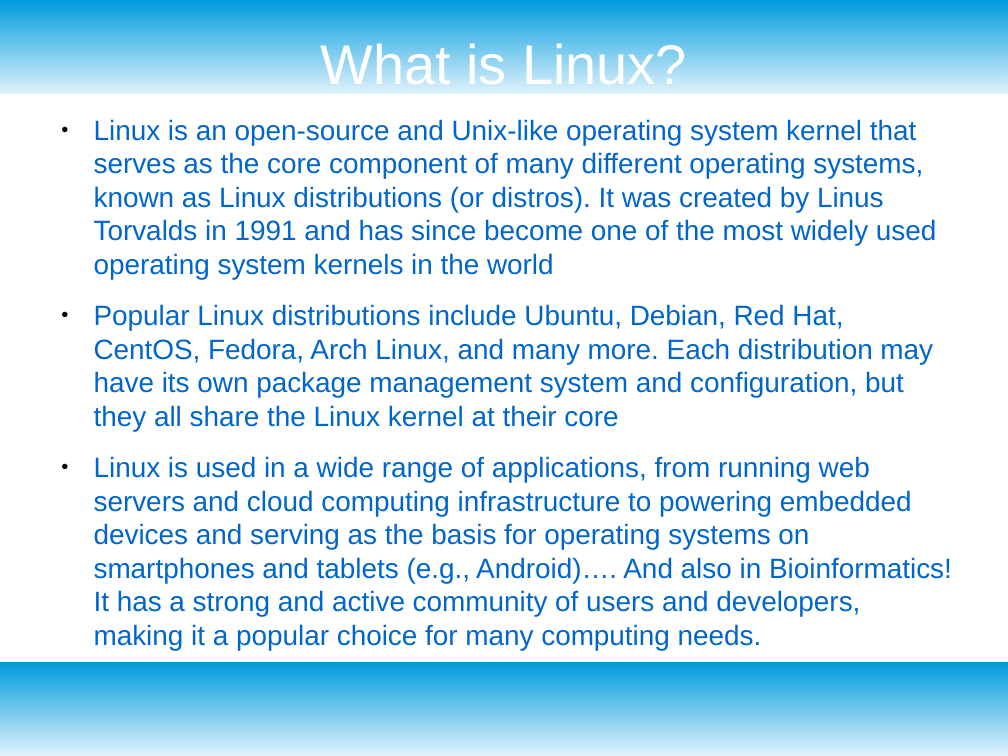
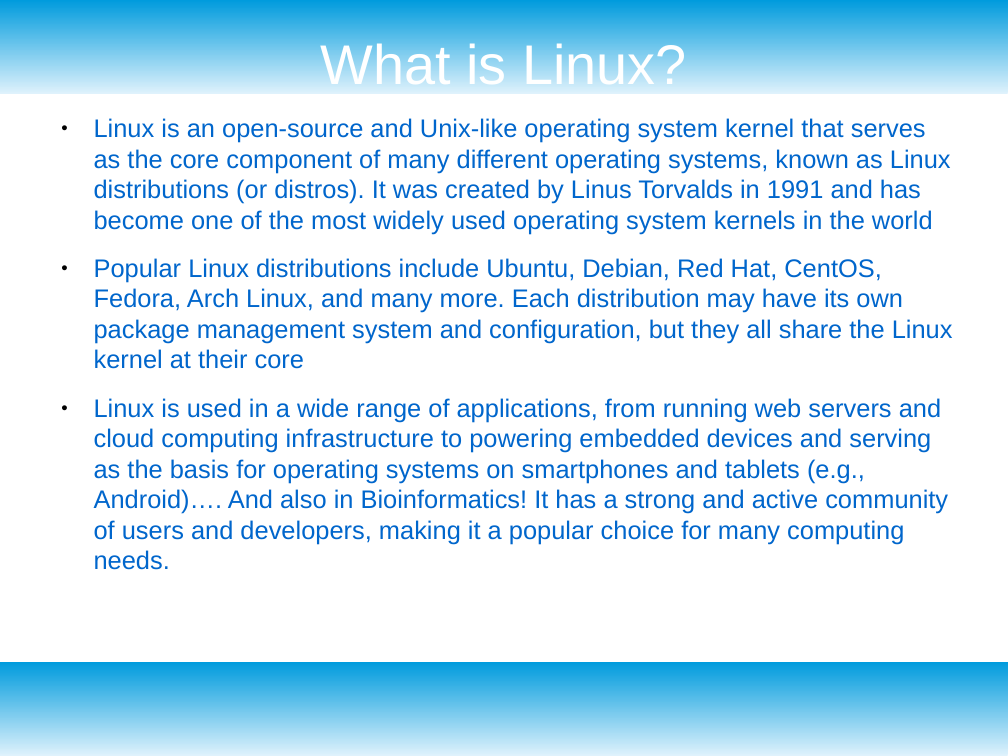
Before and after one commit to ngualand/Introduction_to_bioinformatics, a slide deck: slide 2 of Slides/Introduction_Linux.odp. Drawn at 1008x756 pixels with LibreOffice and Linux fonts; fonts in the diff are those of the drawing. Boxes give left, top, right and bottom in pixels: in the first picture for what was removed or moved away, otherwise in the second. Text is boxed around its words. In the diff, an @@ line names an element or a change of style, - is before the commit and + after.

```diff
--- a/Slides/Introduction_Linux.odp
+++ b/Slides/Introduction_Linux.odp
@@ text at bbox=[94, 118, 951, 234]: text changed; size 22 to 20 pt @@
-● Linux is an open-source and Unix-like operating system kernel that serves as the core component of many different operating systems, known as Linux distributions (or distros). It was created by Linus Torvalds in 1991 and has since become one of the most widely used operating system kernels in the world
+● Linux is an open-source and Unix-like operating system kernel that serves as the core component of many different operating systems, known as Linux distributions (or distros). It was created by Linus Torvalds in 1991 and has become one of the most widely used operating system kernels in the world
@@ text at bbox=[94, 258, 953, 570]: size 22 to 20 pt in "Popular Linux distributions include Ubuntu, Debian, Red ...", "Linux is used in a wide range ..." @@
```
Also in this commit, not shown: 14 other slides changed, 1 slide removed, 4 other files.
